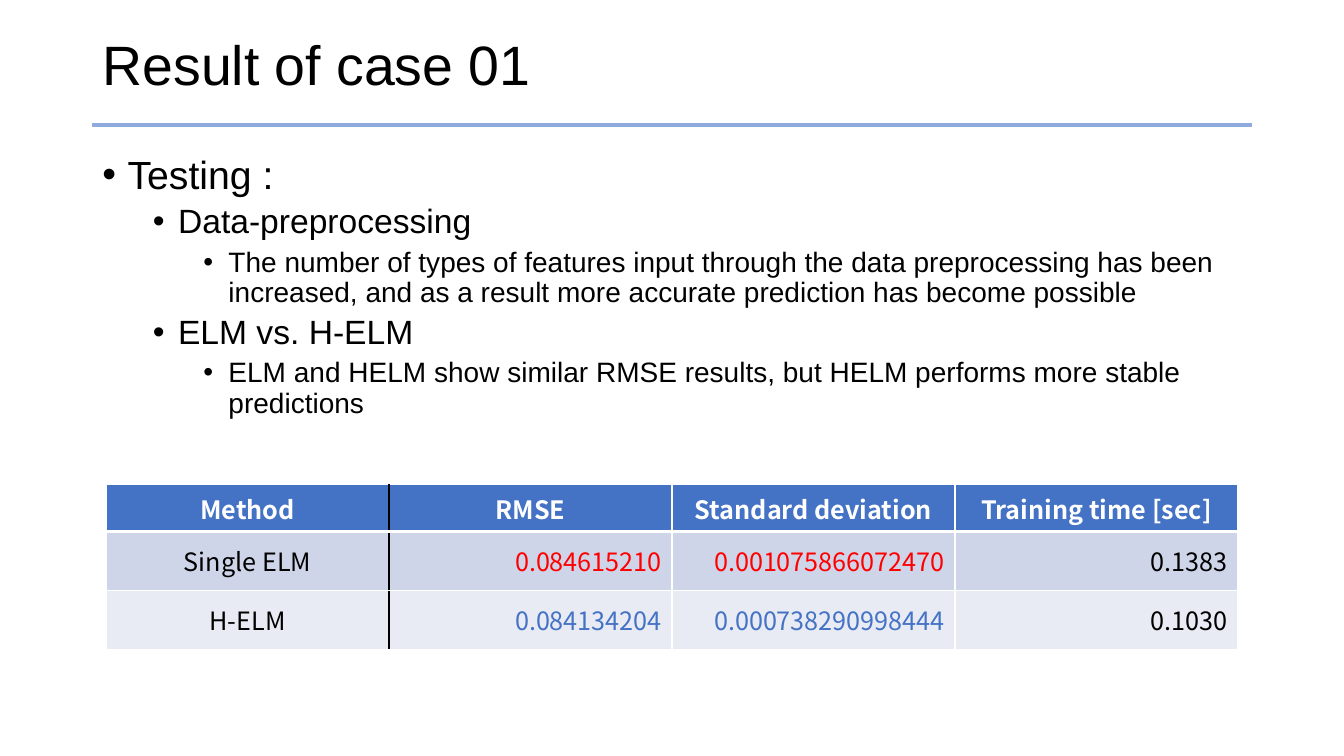
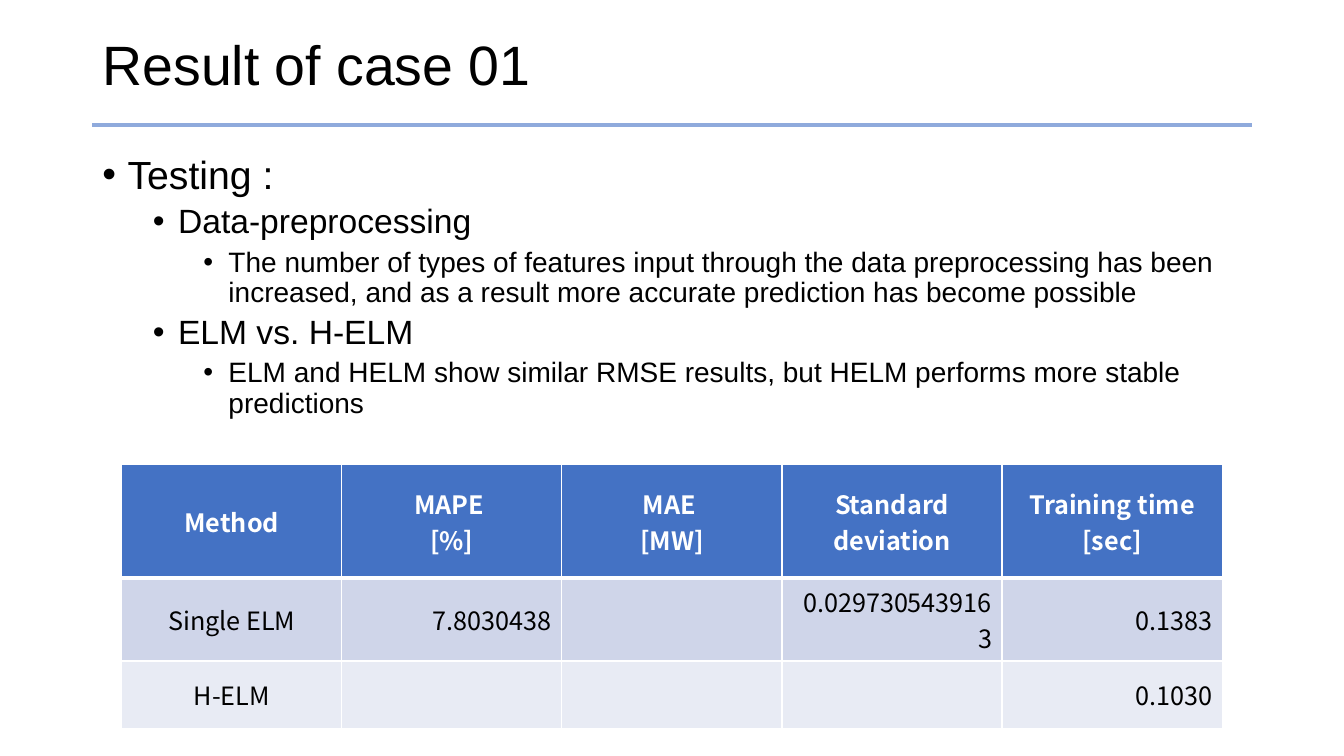
Before and after one commit to jhyun0919/STLF_of_Australian_NEM_by_H-ELM, a slide deck: slide 29 of ppt_slides/prepare_ELM2017_26MAY2017.pptx. Drawn at 1344x756 pixels with LibreOffice and Linux fonts; fonts in the diff are those of the drawing. Boxes give left, top, right and bottom in pixels: in the first picture for what was removed or moved away, otherwise in the second. Text is boxed around its words. In the diff, an @@ line names an element or a change of style, - is before the commit and + after.

```diff
--- a/ppt_slides/prepare_ELM2017_26MAY2017.pptx
+++ b/ppt_slides/prepare_ELM2017_26MAY2017.pptx
@@ table at (x1=122, y1=465, x2=1221, y2=712) @@
-column 2: RMSE | 0.084615210 | 0.084134204
-column 3: Standard deviation | 0.001075866072470 | 0.000738290998444
+column 2: MAPE / [%] | 7.8030438 | 
+column 3: MAE / [MW] |  | 
+column 4: Standard deviation | 0.0297305439163 | 
@@ table resized from (x1=106, y1=485, x2=1239, y2=647) to (x1=122, y1=465, x2=1221, y2=712) @@
```
Also in this commit, not shown: 8 other slides changed, 19 other files.
